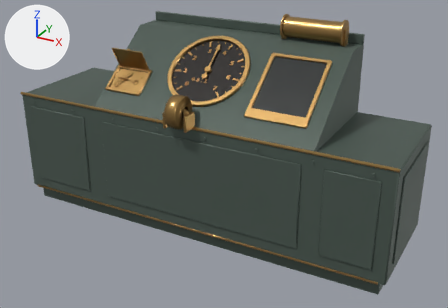
An edit to the glTF model game/assets/models/master_desk.glb, drawn before and after from the same camera.
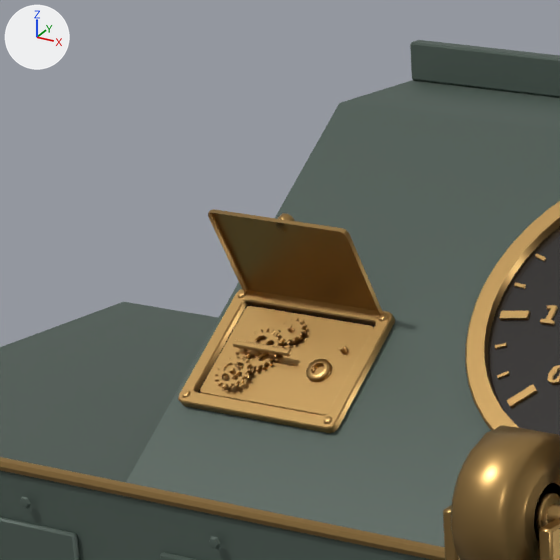
The first picture shows the older version from a 50 mm lens placed at (2.25, -3.93, 2.54), pointed at (0.15, -0.1, 0.63). The close-ups show the older and then the newer version on the part from 15% to 42% of the width and 1% to 40% of the height of that picture. Only the edits that show in the close-ups are written down. The lights are fixed; the arrows at upper left show +X, +Y and +Z. Vertices at exactly the same position are counted once.

Names of what the first close-up shows: 'IA_chronometer', 'IA_scrub', 'chrono_plate', 'master_desk'.
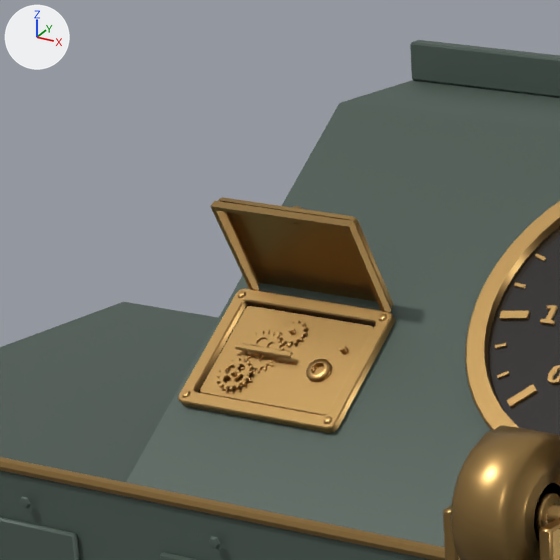
Where the change shows, as pixel boxes (x1, y1, x2, y2) in the close-ups (560 x 560 px; the box of a moved part takes in the faces that stretch with it):
'chrono_plate', reshaped (8% taller)
    before: (208, 209, 383, 315)
    after: (210, 197, 393, 312)
part 1 of me_chrono_plate, moved or reshaped
    before: (208, 209, 383, 315)
    after: (218, 197, 393, 308)
part 2 of me_chrono_plate, moved or reshaped
    before: (276, 213, 294, 232)
    after: (289, 206, 303, 225)
part 3 of me_chrono_plate, reshaped (brown)
    after: (210, 201, 391, 312)
part 4 of me_ia_chronometer, moved or reshaped
    before: (228, 343, 239, 379)
    after: (230, 369, 237, 376)
part 5 of me_ia_chronometer, moved or reshaped
    before: (233, 324, 294, 356)
    after: (235, 326, 295, 359)

What changed in the scene script:
```text
Change me_chrono_plate:
    used by ob_chrono_plate; location = (-0.62, -0.146, 1.198)
    remove me_chrono_plate.from_pydata(...)  # 96 vertices, 170 faces; spans x -0.14..0.14, y -0.091..0.013, z -0.005..0.186
    add me_chrono_plate.from_pydata(...)  # 120 vertices, 206 faces; spans x -0.14..0.14, y -0.079..0.038, z -0.001..0.196
    me_chrono_plate part 1: the loose piece of 36 vertices spanning x -0.14..0.14, y -0.091..0.011, z 0.002..0.182 is moved by (0.0, 0.026, 0.014)
    me_chrono_plate part 2: the loose piece of 42 vertices spanning x -0.014..0.014, y -0.078..-0.048, z 0.155..0.186 is moved by (0.0, 0.031, 0.005)
    me_chrono_plate part 3
    14 vertices are removed from x -0.12..0.12, y -0.002..0.013, z -0.005..0.01
    32 faces are deleted
    23 vertices are added at x -0.14..0.132, y -0.079..0.028, z -0.001..0.191
    8 new vertices lie (0.008, 0.0, 0.0) away from vertices in x -0.14..0.132, y -0.079..0.028, z 0.009..0.191
    7 new vertices lie (0.24, 0.0, 0.0) away from vertices in x -0.12, y 0.005..0.02, z -0.001..0.014
    68 new faces join them
Change me_ia_chronometer:
    used by ob_ia_chronometer; location = (-0.62, -0.224, 1.136)
    remove me_ia_chronometer.from_pydata(...)  # 1302 vertices, 2224 faces; spans x -0.132..0.132, y -0.079..0.069, z -0.053..0.063
    add me_ia_chronometer.from_pydata(...)  # 1302 vertices, 2224 faces; spans x -0.132..0.132, y -0.077..0.069, z -0.053..0.063
    me_ia_chronometer part 4: 21 of the vertices in x -0.095..-0.07, y -0.062..-0.013, z -0.01..0.029 are multiplied about their middle by the matrix ((1.0, 0.0, 0.0), (0.0, 0.872, 0.162), (-0.001, 0.162, 0.795)), then moved by (0.0, 0.004, -0.005)
    me_ia_chronometer part 5: 21 of the vertices in x -0.015..0.02, y -0.025..0.025, z 0.018..0.058 are multiplied about their middle by the matrix ((1.0, 0.0, 0.0), (0.0, 0.872, 0.162), (-0.001, 0.162, 0.795)), then moved by (0.0, 0.004, -0.005)
    other edits to the shape of me_ia_chronometer do not show in these pictures
```
